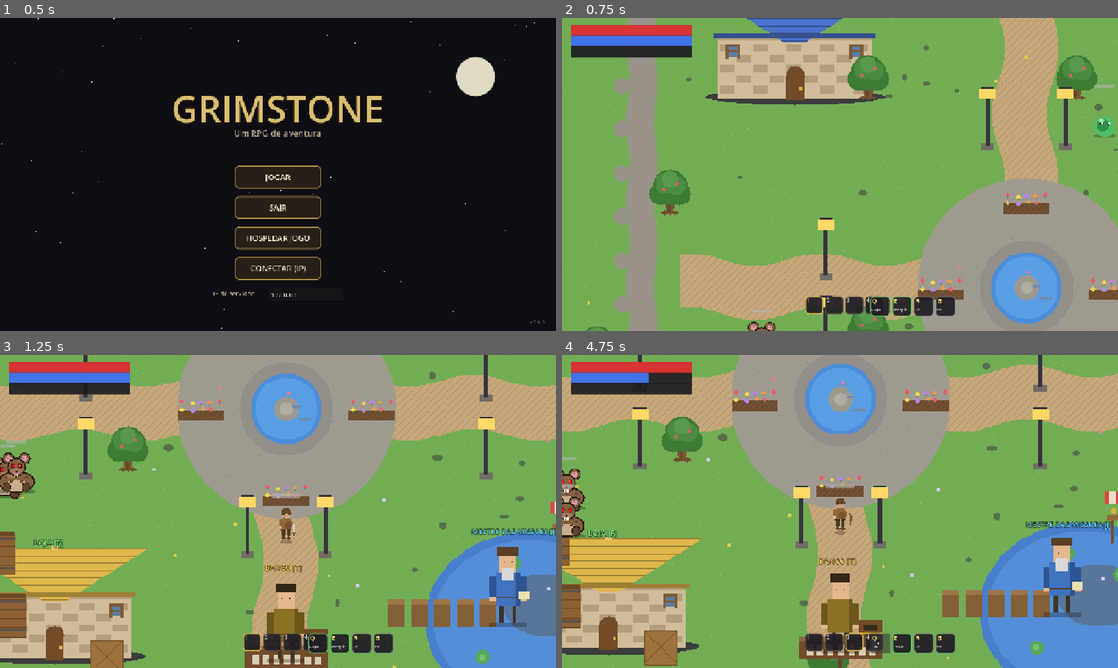
Above: before the commit, frames 1-4 (two rows, left to right).
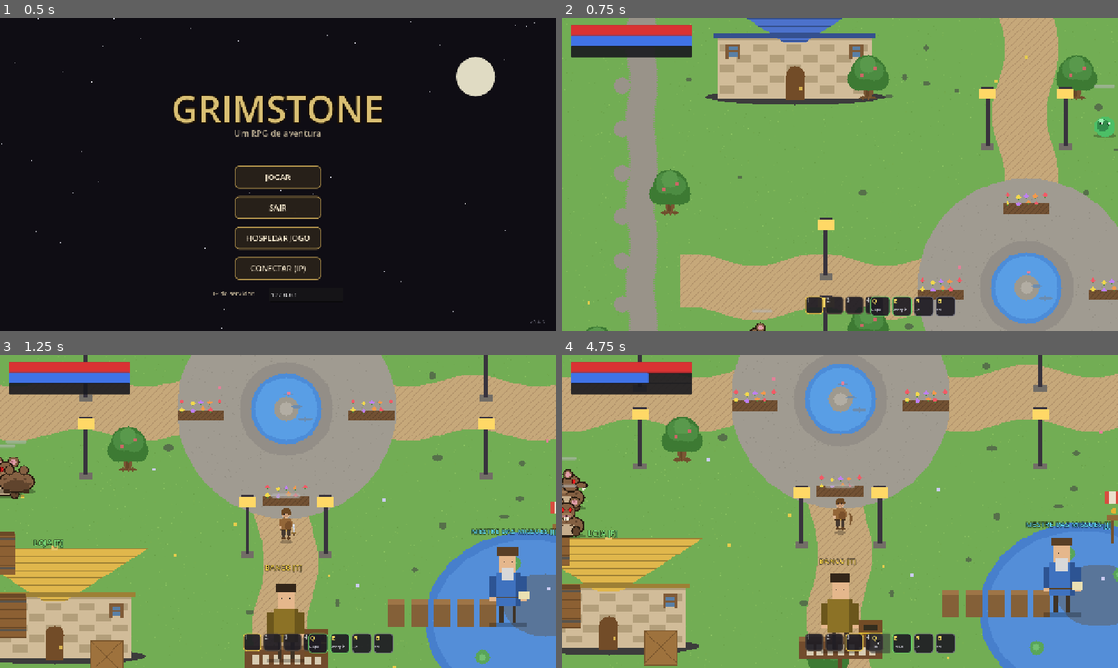
Above: after the commit, the same moments.

Repository: arielmarinho/grimstone
Game: Godot game, scene res://scenes/title.tscn
The game is run twice, just before and just after one commit, with the same random seed, the same clock (stepped at 60 frames per second) and the same inputs.
Inputs:
- Up to frame 1 (0.5 s): no input
- Up to frame 2 (0.75 s): click "JOGAR" at 0.5 s
- Up to frame 3 (1.25 s): no input
- Up to frame 4 (4.75 s): click "1" at 1.25 s; click "2" at 2 s; click "3" at 2.75 s; click "4" at 3.5 s; click "Q" at 4.25 s

Frame 1 is identical in both runs. In frame 2, 0.1% of the frame differs, in the area x 33-39%, y 96-100%; in frame 3, 0.4%, in the area x 0-6%, y 31-45%; in frame 4, 0.2%.

Commit message:
Mob ANIMS com paths up/side reais — procedural desenha cada direcao (4 direcoes estilo Rucoy)

Diff:
--- a/game/scripts/entities/mob.gd
+++ b/game/scripts/entities/mob.gd
@@ -97,21 +97,20 @@
 	damage = t["dano"]
 	xp_reward = t["xp"]
 
-# POLISH: arte REAL em todas as direcoes (folhas down existentes; flip_h cobre os lados)
+# ANIMS com paths up/side REAIS — o procedural desenha cada direcao do mob
 const ANIMS = {
 	"idle_down": "res://assets/sprites/animation/enemy/rat/idle/down/rat_idle_down.png",
-	"idle_up": "res://assets/sprites/animation/enemy/rat/idle/down/rat_idle_down.png",
-	"idle_side": "res://assets/sprites/animation/enemy/rat/idle/down/rat_idle_down.png",
+	"idle_up": "res://assets/sprites/animation/enemy/rat/idle/up/rat_idle_up.png",
+	"idle_side": "res://assets/sprites/animation/enemy/rat/idle/side/rat_idle_side.png",
 	"walk_down": "res://assets/sprites/animation/enemy/rat/walk/down/rat_walk_down.png",
-	"walk_up": "res://assets/sprites/animation/enemy/rat/walk/down/rat_walk_down.png",
-	"walk_side": "res://assets/sprites/animation/enemy/rat/walk/down/rat_walk_down.png",
+	"walk_up": "res://assets/sprites/animation/enemy/rat/walk/up/rat_walk_up.png",
+	"walk_side": "res://assets/sprites/animation/enemy/rat/walk/side/rat_walk_side.png",
 	"attack_down": "res://assets/sprites/animation/enemy/rat/attack/down/rat_attack_down.png",
-	"attack_up": "res://assets/sprites/animation/enemy/rat/attack/down/rat_attack_down.png",
-	"attack_side": "res://assets/sprites/animation/enemy/rat/attack/down/rat_attack_down.png",
+	"attack_up": "res://assets/sprites/animation/enemy/rat/attack/up/rat_attack_up.png",
+	"attack_side": "res://assets/sprites/animation/enemy/rat/attack/side/rat_attack_side.png",
 	"death": "res://assets/sprites/animation/enemy/rat/death/down/rat_death_down.png",
 }
-# paths dos sprites de monstro (compartilhados entre tipos — o procedural roteia por CURRENT_MOB)
-# NOTA: os PNGs do rato so existem pra "down" (up/side caem no procedural, que agora desenha o rato)
+# paths compartilhados entre tipos — o procedural roteia por CURRENT_MOB
 
 func _build_frames() -> void:
 	# roteia o sprite procedural pro tipo certo (paths sao compartilhados)
